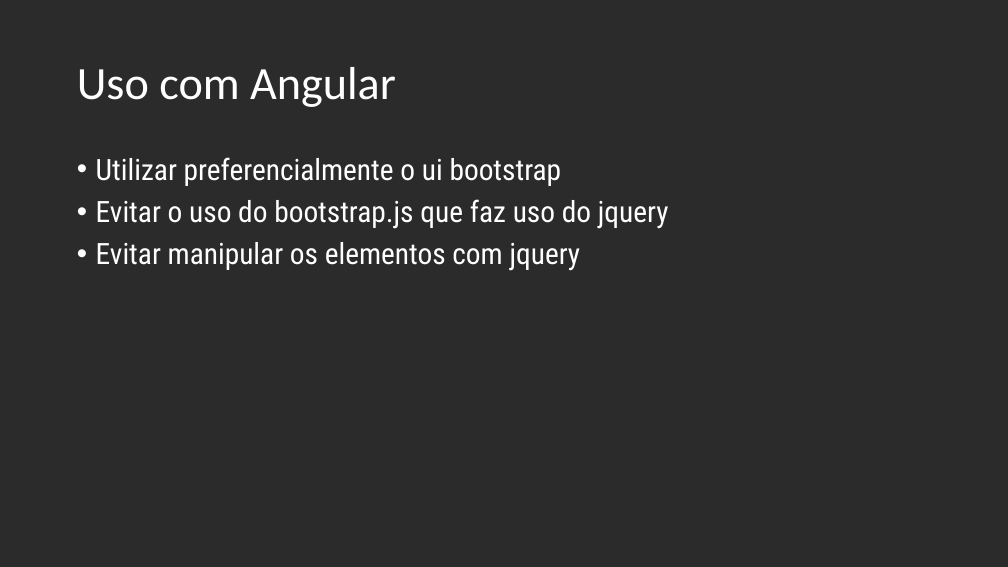
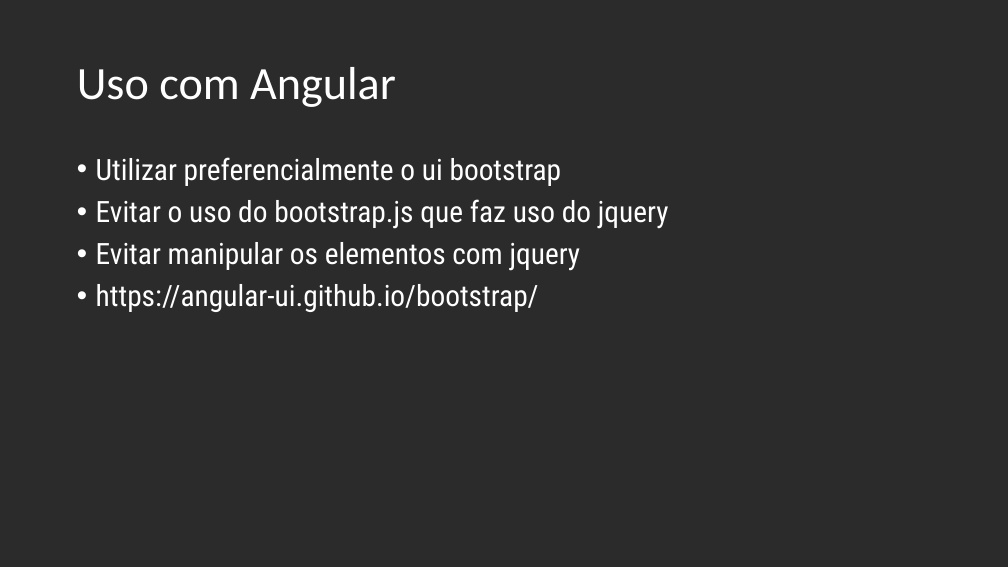
Before and after one commit to andrebaltieri/5500, a slide deck: slide 5 of Apresentações/Modulo 10/M10A01.pptx. Drawn at 1008x567 pixels with LibreOffice and Linux fonts; fonts in the diff are those of the drawing; background and template pictures are left out; a plain dark background stands for a picture behind light text. Boxes give left, top, right and bottom in pixels: in the first picture for what was removed or moved away, otherwise in the second. Text is boxed around its words. In the diff, an @@ line names an element or a change of style, - is before the commit and + after.

```diff
--- a/Apresentações/Modulo 10/M10A01.pptx
+++ b/Apresentações/Modulo 10/M10A01.pptx
@@ text at [96, 284, 539, 312]: paragraph added @@
+• https://angular-ui.github.io/bootstrap/
```
Also in this commit, not shown: 3 other files.
